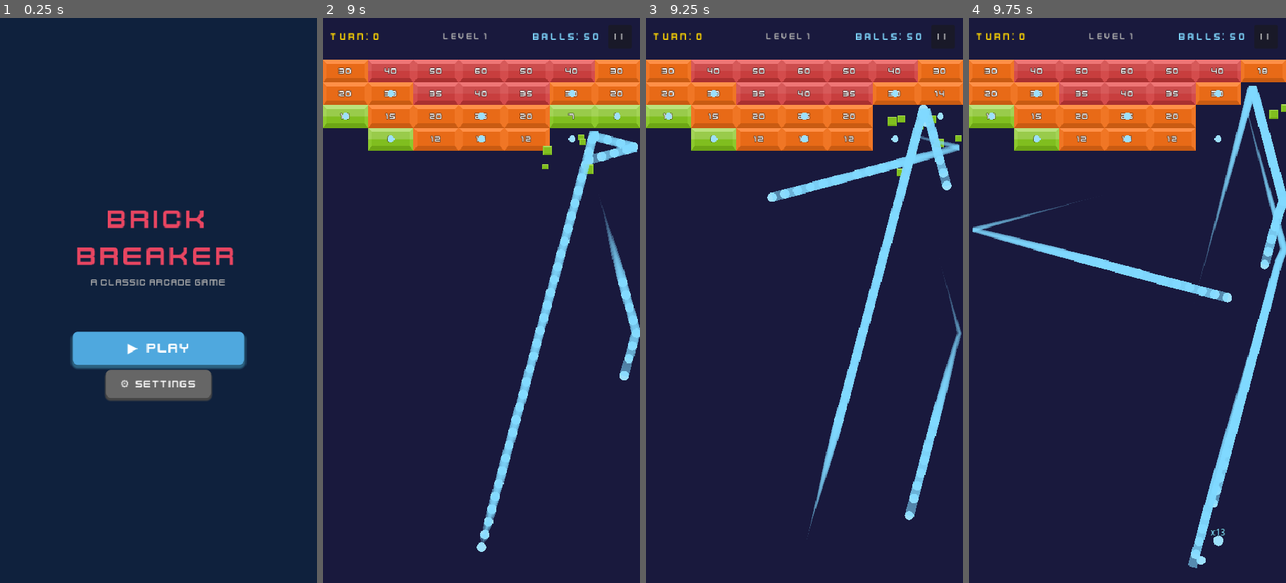
Above: before the commit, frames 1-4 (left to right).
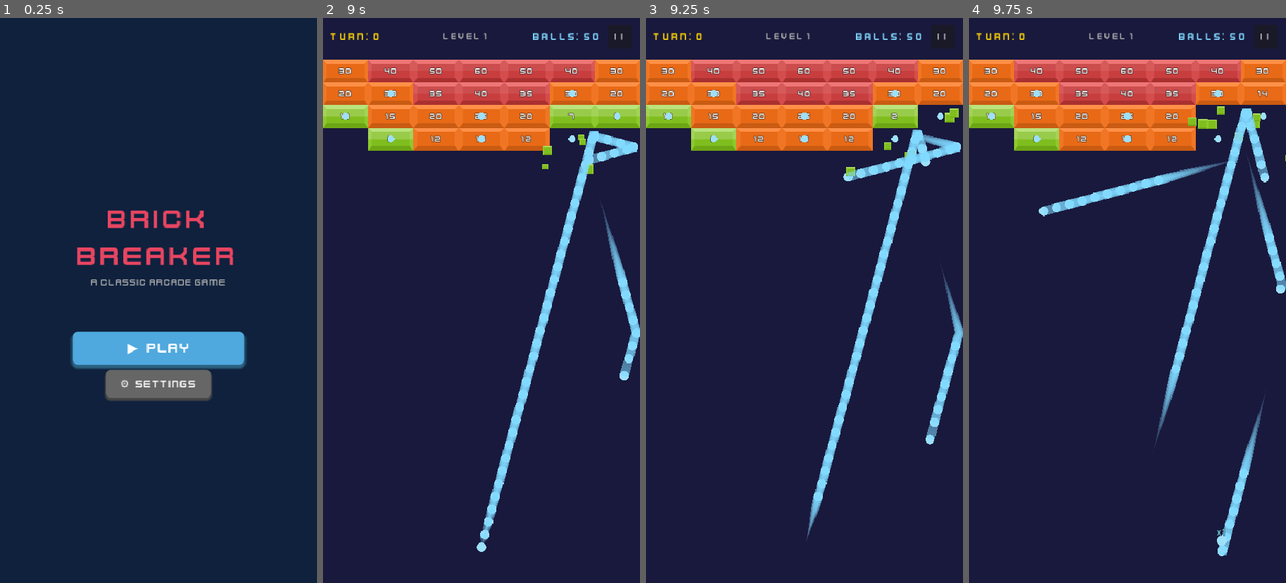
Above: after the commit, the same moments.

Repository: kenny-0114/brick-breaker
Game: Godot game, scene res://scenes/title_screen.tscn
Same seed, same stepped clock (60 frames per second), same inputs: the game is played once before the commit and once after it.
Inputs (mouse positions are in pixels of both pictures, inside the frame that each line leads up to):
- Up to frame 1 (0.25 s): no input
- Up to frame 2 (9 s): click "▶ PLAY" at 0.5 s; click (405, 232) at 1.25 s; click "| |" at 2 s; click "Resume" at 2.75 s; click "| |" at 3.5 s; click "Stage Select" at 4.25 s; click (405, 232) at 5 s; click "| |" at 5.75 s; click "Resume" at 6.5 s; move the mouse to (551, 272) at 7.27 s; click (551, 272) at 7.42 s; drag from (418, 328) to (481, 560) at 8.02 s; move the mouse to (513, 176) at 8.77 s; click (513, 176) at 8.92 s
- Up to frame 3 (9.25 s): no input
- Up to frame 4 (9.75 s): drag from (1111, 413) to (1035, 91) at 9.52 s

Frames 1-2 are identical in both runs. In frame 3, 3.6% of the frame differs, in the area x 38-100%, y 12-93%; in frame 4, 8.8%, in the area x 1-100%, y 8-98%.

Commit message:
feat: gradual speed ramp - 1x at start, 2x after 5s, 3x after 10s real time
Replaces instant 3x fast-forward with progressive acceleration.
Elapsed time tracked in real seconds independent of time_scale.

Co-Authored-By: Claude Opus 4.6 (1M context) <noreply@anthropic.com>

Diff:
--- a/scripts/turn_game_scene.gd
+++ b/scripts/turn_game_scene.gd
@@ -12,10 +12,13 @@
 const GRID_TOP_OFFSET := 80.0
 const DESCEND_DURATION := 0.3
 const FLOOR_Y := 800.0
-const FAST_FORWARD_SPEED := 3.0
+const SPEED_RAMP_DELAY_1 := 5.0
+const SPEED_RAMP_DELAY_2 := 10.0
+const SPEED_STAGE_1 := 2.0
+const SPEED_STAGE_2 := 3.0
 
 var _state: State = State.AIMING
-var _is_fast_forward := false
+var _waiting_elapsed := 0.0
 var _remaining_bricks := 0
 var _ball_speed := 400.0
 var _balls_collected := 0
@@ -51,6 +54,20 @@
 	add_child(_stuck_timer)
 	_load_level(GameManager.current_level)
 	_start_aiming()
+
+
+# 대기 중 실시간 경과를 추적하여 점진적 배속을 적용한다.
+func _process(delta: float) -> void:
+	if _state != State.WAITING:
+		return
+	# delta는 time_scale 적용 후이므로 실시간으로 환산한다.
+	var real_delta := delta / Engine.time_scale if Engine.time_scale > 0 else delta
+	_waiting_elapsed += real_delta
+	# 경과 시간에 따라 배속 단계를 올린다.
+	if _waiting_elapsed >= SPEED_RAMP_DELAY_2 and Engine.time_scale < SPEED_STAGE_2:
+		Engine.time_scale = SPEED_STAGE_2
+	elif _waiting_elapsed >= SPEED_RAMP_DELAY_1 and Engine.time_scale < SPEED_STAGE_1:
+		Engine.time_scale = SPEED_STAGE_1
 
 
 # JSON에서 레벨 데이터를 읽어 벽돌과 공 아이템을 배치한다.
@@ -144,9 +161,10 @@
 # 발사 완료 시 자동으로 빨리감기를 활성화한다.
 func _on_all_balls_fired() -> void:
 	_state = State.WAITING
-	_set_fast_forward(true)
-	# 안전 타이머: 빨리감기 3x 고려하여 45초(실시간 ~15초)
-	_stuck_timer.wait_time = 45.0
+	_waiting_elapsed = 0.0
+	Engine.time_scale = 1.0
+	# 안전 타이머: 20초 실시간 (배속 올라가면 게임시간으로 더 빨리 흐름)
+	_stuck_timer.wait_time = 60.0
 	_stuck_timer.start()
 
 
@@ -184,7 +202,7 @@
 # 턴을 종료한다: 벽돌 하강, 게임오버/클리어 체크, 아이템 정산.
 func _end_turn() -> void:
 	_state = State.TURN_END
-	_set_fast_forward(false)
+	Engine.time_scale = 1.0
 	_stuck_timer.stop()
 	GameManager.advance_turn()
 
@@ -350,17 +368,11 @@
 		_end_turn()
 
 
-# 빨리감기를 설정/해제한다.
-func _set_fast_forward(enabled: bool) -> void:
-	_is_fast_forward = enabled
-	Engine.time_scale = FAST_FORWARD_SPEED if enabled else 1.0
-
-
 func _on_game_over() -> void:
-	_set_fast_forward(false)
+	Engine.time_scale = 1.0
 	game_over_menu.show_game_over()
 
 
 func _on_stage_cleared() -> void:
-	_set_fast_forward(false)
+	Engine.time_scale = 1.0
 	game_over_menu.show_clear()
